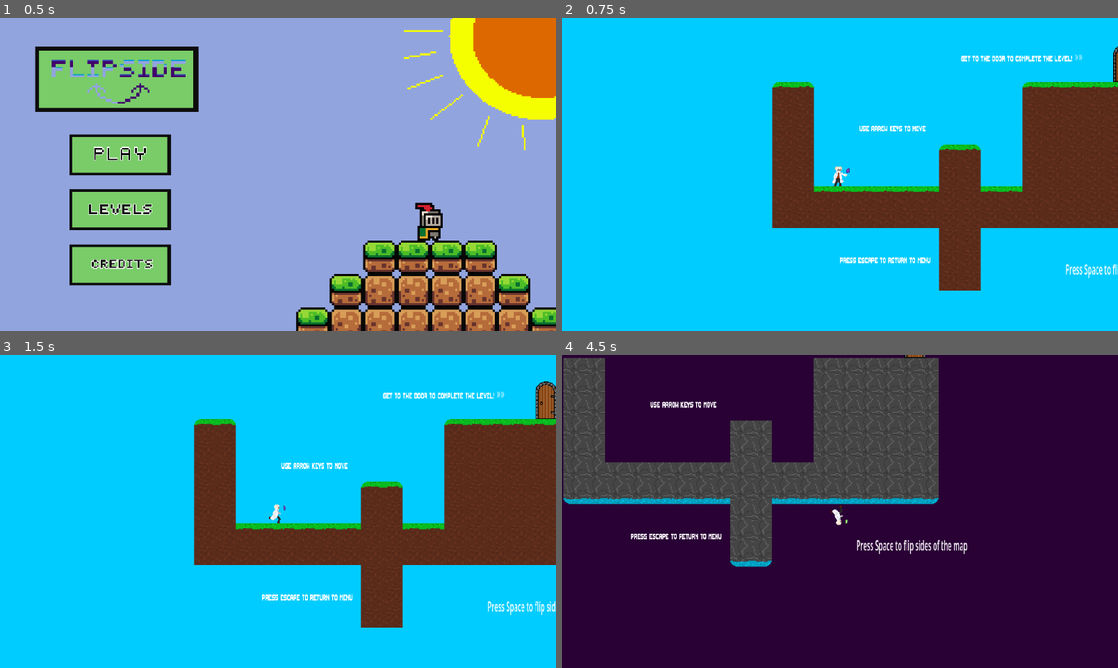
Above: before the commit, frames 1-4 (two rows, left to right).
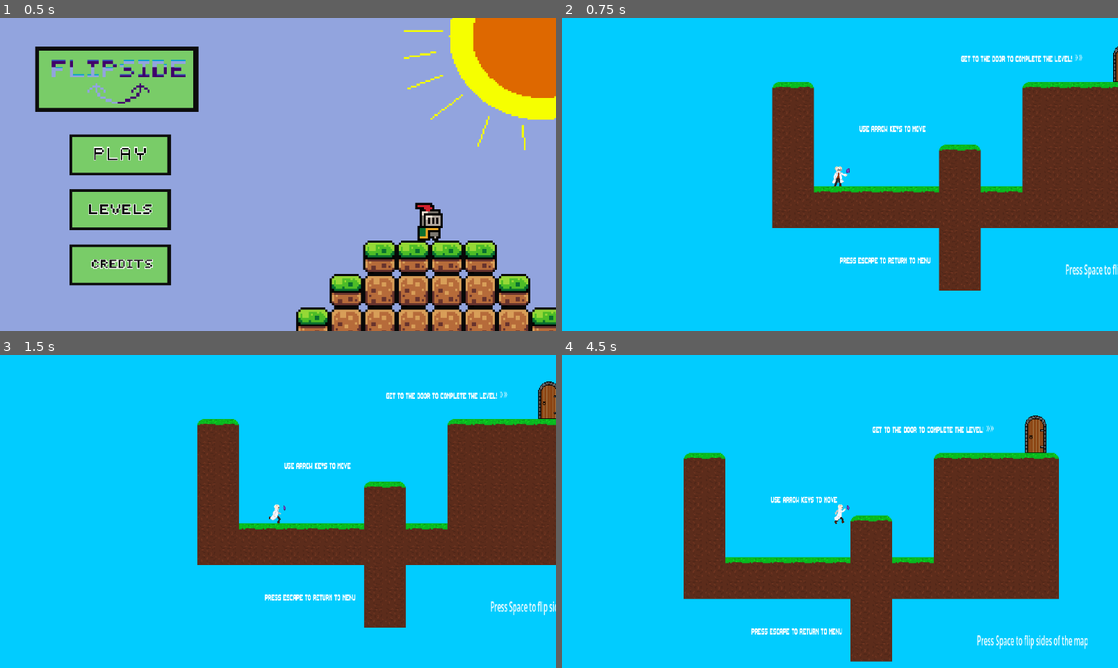
Above: after the commit, the same moments.

Repository: jasjakub1/Flipside
Game: Godot game, scene res://Scenes/Main Menu.tscn
The game is run twice, just before and just after one commit, with the same random seed, the same clock (stepped at 60 frames per second) and the same inputs.
Inputs (mouse positions are in pixels of both pictures, inside the frame that each line leads up to):
- Up to frame 1 (0.5 s): no input
- Up to frame 2 (0.75 s): click (684, 155) at 0.5 s
- Up to frame 3 (1.5 s): tap Space (flip) at 1.25, 1.35 s; hold Right (right) from 1.28 s (still down)
- Up to frame 4 (4.5 s): tap Up (up) at 1.52, 2.27, 3.77 s; tap Backspace (undo) at 1.55, 2.1, 3.05, 3.6 s; tap Space (flip) at 2, 2.3, 2.75, 2.85, 3.5, 3.8, 4.25, 4.35 s; release Right (right) at 2.78 s; hold Left (left) 2.78-3.53 s; hold Right (right) from 3.53 s (still down)

Frame 1 is identical in both runs. In frame 2, 0.4% of the frame differs, in the area x 37-100%, y 10-82%; in frame 3, 3.0%; in frame 4, 100%, in the area x 0-100%, y 0-100%.
Error before the commit: Invalid call. Nonexistent function 'undoScene' in base 'Node (scene_loader.gd)'. (res://Scripts/game_manager.gd:40)

Commit message:
bug fixes

Diff:
--- a/Prefabs/mainTileSet.tres
+++ b/Prefabs/mainTileSet.tres
@@ -6,30 +6,30 @@
 texture = ExtResource("1_eu2fw")
 texture_region_size = Vector2i(32, 32)
 0:0/0 = 0
-0:0/0/physics_layer_0/polygon_0/points = PackedVector2Array(15.989075, -15.989077, 15.939507, 15.93951, -16.103695, 15.989075, -16.046387, -15.989077)
+0:0/0/physics_layer_0/polygon_0/points = PackedVector2Array(-16.117386, -16.166523, 16.117386, -16.068247, 15.92083, 16.068245, -16.117386, 15.871693)
 1:0/0 = 0
-1:0/0/physics_layer_0/polygon_0/points = PackedVector2Array(15.989075, -15.989077, 15.939507, 15.93951, -16.103695, 15.989075, -16.046387, -15.989077)
+1:0/0/physics_layer_0/polygon_0/points = PackedVector2Array(-16.117386, -16.166523, 16.117386, -16.068247, 15.92083, 16.068245, -16.117386, 15.871693)
 2:0/0 = 0
-2:0/0/physics_layer_0/polygon_0/points = PackedVector2Array(15.989075, -15.989077, 15.939507, 15.93951, -16.103695, 15.989075, -16.046387, -15.989077)
+2:0/0/physics_layer_0/polygon_0/points = PackedVector2Array(-16.117386, -16.166523, 16.117386, -16.068247, 15.92083, 16.068245, -16.117386, 15.871693)
 3:0/0 = 0
-3:0/0/physics_layer_0/polygon_0/points = PackedVector2Array(15.989075, -15.989077, 15.939507, 15.93951, -16.103695, 15.989075, -16.046387, -15.989077)
+3:0/0/physics_layer_0/polygon_0/points = PackedVector2Array(-16.117386, -16.166523, 16.117386, -16.068247, 15.92083, 16.068245, -16.117386, 15.871693)
 4:0/0 = 0
-4:0/0/physics_layer_0/polygon_0/points = PackedVector2Array(15.989075, -15.989077, 15.939507, 15.93951, -16.103695, 15.989075, -16.046387, -15.989077)
+4:0/0/physics_layer_0/polygon_0/points = PackedVector2Array(-16.117386, -16.166523, 16.117386, -16.068247, 15.92083, 16.068245, -16.117386, 15.871693)
 5:0/0 = 0
 6:0/0 = 0
 7:0/0 = 0
 8:0/0 = 0
 9:0/0 = 0
 0:1/0 = 0
-0:1/0/physics_layer_0/polygon_0/points = PackedVector2Array(15.989075, -15.989077, 15.939507, 15.93951, -16.103695, 15.989075, -16.046387, -15.989077)
+0:1/0/physics_layer_0/polygon_0/points = PackedVector2Array(-16.117386, -16.166523, 16.117386, -16.068247, 15.92083, 16.068245, -16.117386, 15.871693)
 1:1/0 = 0
-1:1/0/physics_layer_0/polygon_0/points = PackedVector2Array(15.989075, -15.989077, 15.939507, 15.93951, -16.103695, 15.989075, -16.046387, -15.989077)
+1:1/0/physics_layer_0/polygon_0/points = PackedVector2Array(-16.117386, -16.166523, 16.117386, -16.068247, 15.92083, 16.068245, -16.117386, 15.871693)
 2:1/0 = 0
-2:1/0/physics_layer_0/polygon_0/points = PackedVector2Array(-16.187286, -16.187284, 15.647709, -15.827568, 16.007427, 16.187284, -16.187286, 16.00743)
+2:1/0/physics_layer_0/polygon_0/points = PackedVector2Array(-16.117386, -16.166523, 16.117386, -16.068247, 15.92083, 16.068245, -16.117386, 15.871693)
 3:1/0 = 0
-3:1/0/physics_layer_0/polygon_0/points = PackedVector2Array(15.989075, -15.989077, 15.939507, 15.93951, -16.103695, 15.989075, -16.046387, -15.989077)
+3:1/0/physics_layer_0/polygon_0/points = PackedVector2Array(-16.117386, -16.166523, 16.117386, -16.068247, 15.92083, 16.068245, -16.117386, 15.871693)
 4:1/0 = 0
-4:1/0/physics_layer_0/polygon_0/points = PackedVector2Array(15.989075, -15.989077, 15.939507, 15.93951, -16.103695, 15.989075, -16.046387, -15.989077)
+4:1/0/physics_layer_0/polygon_0/points = PackedVector2Array(-16.117386, -16.166523, 16.117386, -16.068247, 15.92083, 16.068245, -16.117386, 15.871693)
 5:1/0 = 0
 6:1/0 = 0
 7:1/0 = 0
--- a/Prefabs/player.tscn
+++ b/Prefabs/player.tscn
@@ -12,7 +12,7 @@
 [ext_resource type="Texture2D" uid="uid://fwcrdsbljr7g" path="res://Assets/scientist-animations/scientist_run-standard.png" id="7_ms580"]
 
 [sub_resource type="RectangleShape2D" id="RectangleShape2D_c4wnb"]
-size = Vector2(7, 14)
+size = Vector2(13, 14)
 
 [sub_resource type="AtlasTexture" id="AtlasTexture_q7l0e"]
 atlas = ExtResource("2_kgmex")
@@ -318,7 +318,7 @@
 metadata/name = "Greg \"The Greg\" Gregorvitch"
 
 [node name="PlayerCollisionShape2D" type="CollisionShape2D" parent="." unique_id=52715806]
-position = Vector2(-1.5, 2)
+position = Vector2(1.5, 2)
 shape = SubResource("RectangleShape2D_c4wnb")
 
 [node name="Camera2D" type="Camera2D" parent="." unique_id=1091044557]
@@ -327,8 +327,8 @@
 [node name="AnimatedSprite2D" type="AnimatedSprite2D" parent="." unique_id=1750614667]
 scale = Vector2(0.3, 0.3)
 sprite_frames = SubResource("SpriteFrames_q5dlx")
-animation = &"jump-standard"
-frame_progress = 0.60344607
+animation = &"run-flipped"
+frame_progress = 0.32224354
 
 [node name="Oip" type="Sprite2D" parent="." unique_id=1713720047]
 z_index = -10
@@ -348,7 +348,9 @@
 parameters/looping = true
 
 [node name="RayCast2D" type="RayCast2D" parent="." unique_id=1011248943]
-target_position = Vector2(-5, -9)
+position = Vector2(0, -2)
+target_position = Vector2(-5, -9.7)
 
 [node name="RayCast2D2" type="RayCast2D" parent="." unique_id=213284667]
-target_position = Vector2(2, -9)
+position = Vector2(0, -2)
+target_position = Vector2(2, -9.7)
--- a/Scripts/game_manager.gd
+++ b/Scripts/game_manager.gd
@@ -35,9 +35,6 @@
 
 	if Input.is_action_just_pressed("retry"):
 		sceneLoader.reloadScene()
-
-	if Input.is_action_just_pressed("undo"):
-		sceneLoader.undoScene()
 
 	if Input.is_action_just_pressed("skip"):
 		sceneLoader.skipScene()
--- a/Scripts/playerMovement.gd
+++ b/Scripts/playerMovement.gd
@@ -2,7 +2,7 @@
 
 const ACCELERATION = 12.0
 const DECELERATION = 7.5
-const MAX_SPEED = 80.0
+const MAX_SPEED = 60.0
 const JUMP_VELOCITY = 300.0
 const gravity = 1120.0
 var SPEED = 0
@@ -18,12 +18,12 @@
 func _physics_process(delta: float) -> void:
 	if ground_check1.is_colliding():
 		var collider = ground_check1.get_collider()
-		if collider.name == "TileMapLayer2":
+		if collider.name == "TileMapLayer2" or collider.name == "TileMapLayer":
 			touchingCeiling = true
 
-	elif ground_check1.is_colliding():
-		var collider = ground_check1.get_collider()
-		if collider.name == "TileMapLayer2":
+	elif ground_check2.is_colliding():
+		var collider = ground_check2.get_collider()
+		if collider.name == "TileMapLayer2" or collider.name == "TileMapLayer":
 			touchingCeiling = true
 	else:
 		touchingCeiling = false
@@ -54,6 +54,11 @@
 	# As good practice, you should replace UI actions with custom gameplay actions.
 
 	var direction := Input.get_axis("left", "right")
+
+	if direction > 0:
+		$PlayerCollisionShape2D.position = Vector2(1.5, 2)
+	elif direction < 0:
+		$PlayerCollisionShape2D.position = Vector2(-2, 2)
 
 	if not game_manager.flipped:
 		if not is_on_floor():
--- a/Scripts/scene_loader.gd
+++ b/Scripts/scene_loader.gd
@@ -9,12 +9,14 @@
 	get_tree().change_scene_to_file.call_deferred(scenes[i])
 
 func reloadScene():
+
 	print("restarting scene")
 	get_tree().change_scene_to_file.call_deferred("res://Scenes/filler.tscn")
 	await get_tree().create_timer(0.1).timeout
 	get_tree().change_scene_to_file(scenes[i])
 
 func loadSceneNum(sceneNum : int):
+	i = sceneNum
 	print("loading scene {sceneNum}")
 	get_tree().change_scene_to_file.call_deferred(scenes[sceneNum])
 
